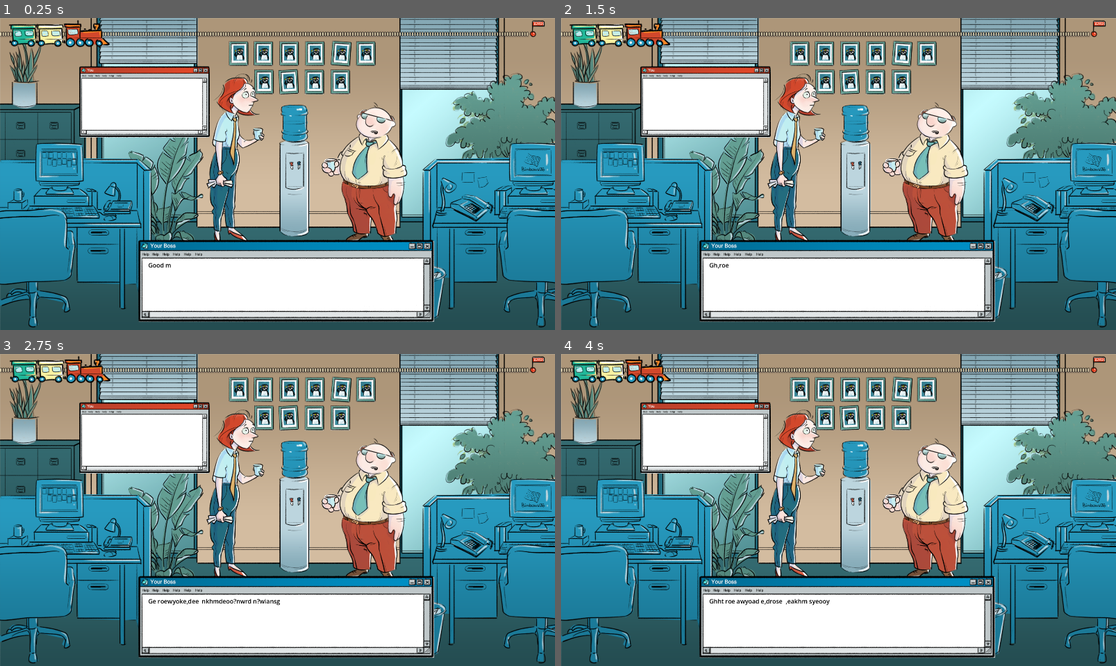
Above: before the commit, frames 1-4 (two rows, left to right).
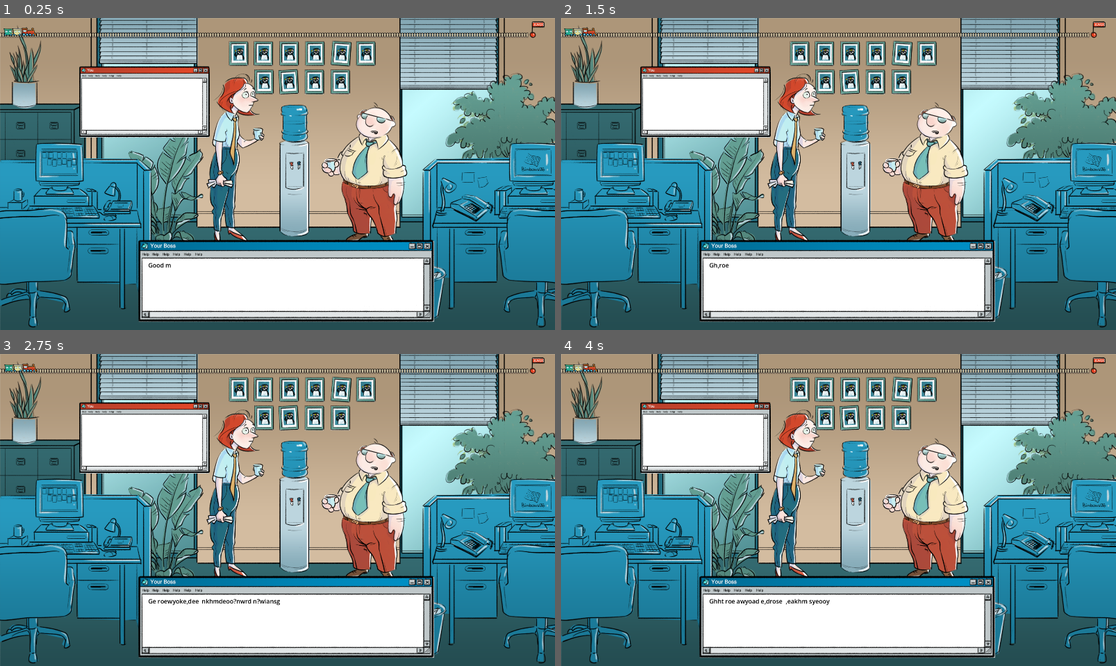
Above: after the commit, the same moments.

Repository: boneyard24/VGGJ2026
Game: Godot game, scene res://Main.tscn
The game is run twice, just before and just after one commit, with the same random seed, the same clock (stepped at 60 frames per second) and the same inputs.
Inputs:
- Up to frame 1 (0.25 s): no input
- Up to frame 2 (1.5 s): tap Enter (enter) at 0.5, 0.6, 1.35 s; hold Right (right) 0.53-1.28 s; hold Down (down) from 1.28 s (still down)
- Up to frame 3 (2.75 s): release Down (down) at 2.03 s; hold Right (right) from 2.03 s (still down); tap Enter (enter) at 2.1 s
- Up to frame 4 (4 s): release Right (right) at 2.78 s; hold Up (up) 2.78-3.53 s; tap Enter (enter) at 2.85, 3.6 s; hold Left (left) from 3.53 s (still down)

The runs differ from the first frame. In frame 1, 2.4% of the frame differs, in the area x 0-99%, y 0-10%; in frame 2, 2.4%; in frame 3, 2.4%; in frame 4, 2.4%.

Commit message:
New train is in. Moved railroad to TensionProgressBar

Diff:
--- a/trainger/Scenes/Level/Environment.tscn
+++ b/trainger/Scenes/Level/Environment.tscn
@@ -35,6 +35,7 @@
 offset = Vector2(30, 370)
 
 [node name="Sprite2D6" type="Sprite2D" parent="." unique_id=1065937110]
+visible = false
 z_index = -5
 position = Vector2(-29.20945, -370.86136)
 scale = Vector2(0.9992015, 1.0064411)
--- a/trainger/Scenes/TensionProgressBar/TensionProgressBar.tscn
+++ b/trainger/Scenes/TensionProgressBar/TensionProgressBar.tscn
@@ -1,11 +1,20 @@
 [gd_scene format=3 uid="uid://c4g1y7ktxton4"]
 
 [ext_resource type="Script" uid="uid://cy4c8ke0110vq" path="res://Scenes/TensionProgressBar/tension_progress_bar.gd" id="1_th8qu"]
-[ext_resource type="Texture2D" uid="uid://cnfigwq1avo6t" path="res://Assets/Railroad/6_Train@0.75x@0.75x.png" id="2_xh5px"]
+[ext_resource type="Texture2D" uid="uid://dc756w0sdgdht" path="res://Assets/Railroad/6_Train@0.25x@0.75x@0.25x.png" id="2_krgfr"]
+[ext_resource type="Texture2D" uid="uid://dka3kit61gqlb" path="res://Assets/Railroad/6_RailroadBar@0.5x@0.5x.png" id="3_krgfr"]
 
 [node name="TensionProgressBar" type="Node2D" unique_id=1740585256]
 script = ExtResource("1_th8qu")
 
 [node name="ProgressTrain" type="Sprite2D" parent="." unique_id=725396854]
-texture = ExtResource("2_xh5px")
+position = Vector2(0, 28)
+texture = ExtResource("2_krgfr")
 centered = false
+
+[node name="Sprite2D6" type="Sprite2D" parent="." unique_id=1299537264]
+z_index = -5
+position = Vector2(930.00006, 172)
+scale = Vector2(0.9992015, 1.0064411)
+texture = ExtResource("3_krgfr")
+offset = Vector2(30, 370)
Binary file added: trainger/Assets/Railroad/6_Train@0.25x@0.75x@0.25x.png
Not shown, added: trainger/Assets/Railroad/6_Train@0.25x@0.75x@0.25x.png.import
Binary file changed: trainger/Assets/Railroad/6_Train@0.75x@0.75x.png
